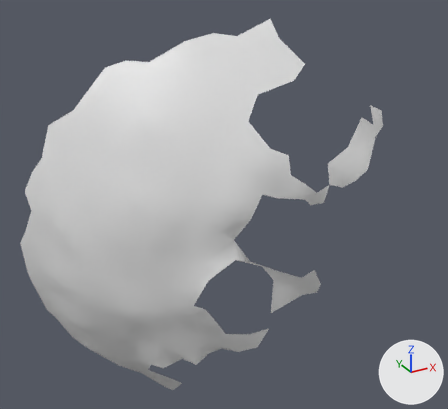
Two versions of the OBJ model res/final/onecam_fullvolume/05/cleanedup/FullVolium.000311.obj, one commit apart.
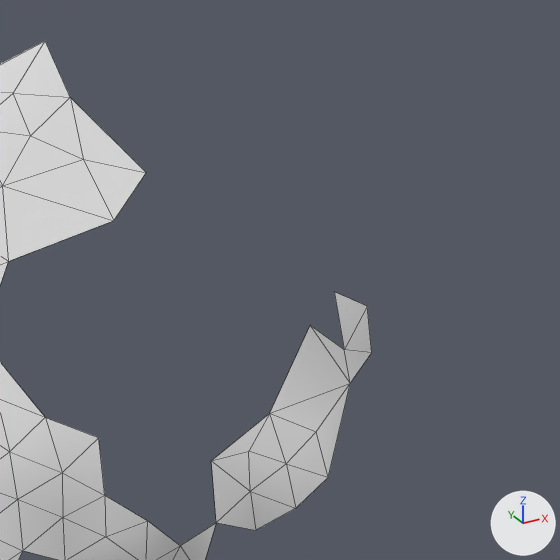
Each version appears first whole from a camera (50 mm lens) standing at (339.8, 120.0, 230.6) and looking at (416.3, 259.2, 161.0), and next in a close-up on the part from 57% to 100% of the width and 1% to 48% of the height. Lighting does not change. The marker at lower right points along +X, +Y and +Z. The close-ups show mesh edges as thin lines. Where no turn or scale is listed for an object, it has been applied to the vertices.

The first close-up shows 'FullVolium.000311'.
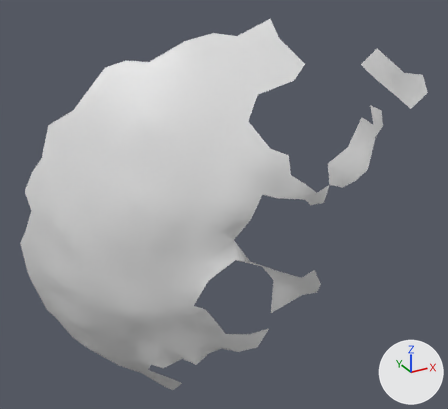
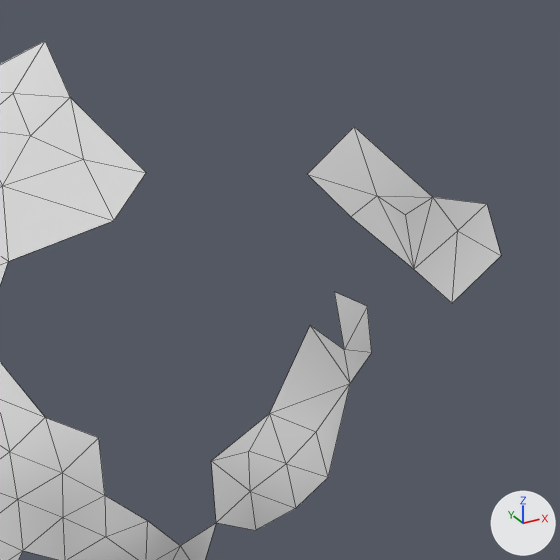
Boxes (x1, y1, x2, y2) around the edits, measured in the close-ups (560 x 560 px):
'FullVolium.000311', reshaped
    before: (0, 41, 372, 560)
    after: (0, 41, 501, 560)
part 1 of me_fullvolium_000311, added
    after: (308, 127, 501, 303)

The change in detail:
me_fullvolium_000311 is used by ob_fullvolium_000311; location (0.0, 0.0, 0.0).
me_fullvolium_000311 had 336 vertices, 583 faces and spanned x 365.1..446.2, y 225.4..289.8, z 101.8..211.5.
me_fullvolium_000311 now has 347 vertices, 595 faces and spans x 365.1..465.5, y 225.4..289.8, z 101.8..211.5.
Part 1, on me_fullvolium_000311:
11 vertices are added at x 442.7..465.5, y 234.6..241.9, z 188.6..203.6.
12 new faces join them.
